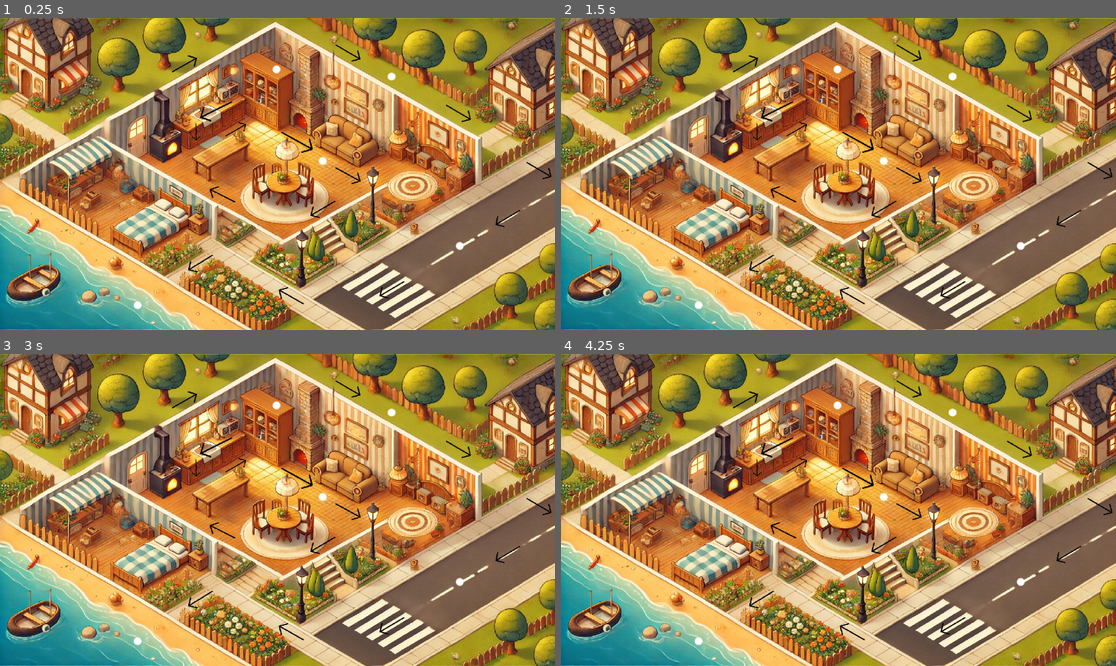
Above: before the commit, frames 1-4 (two rows, left to right).
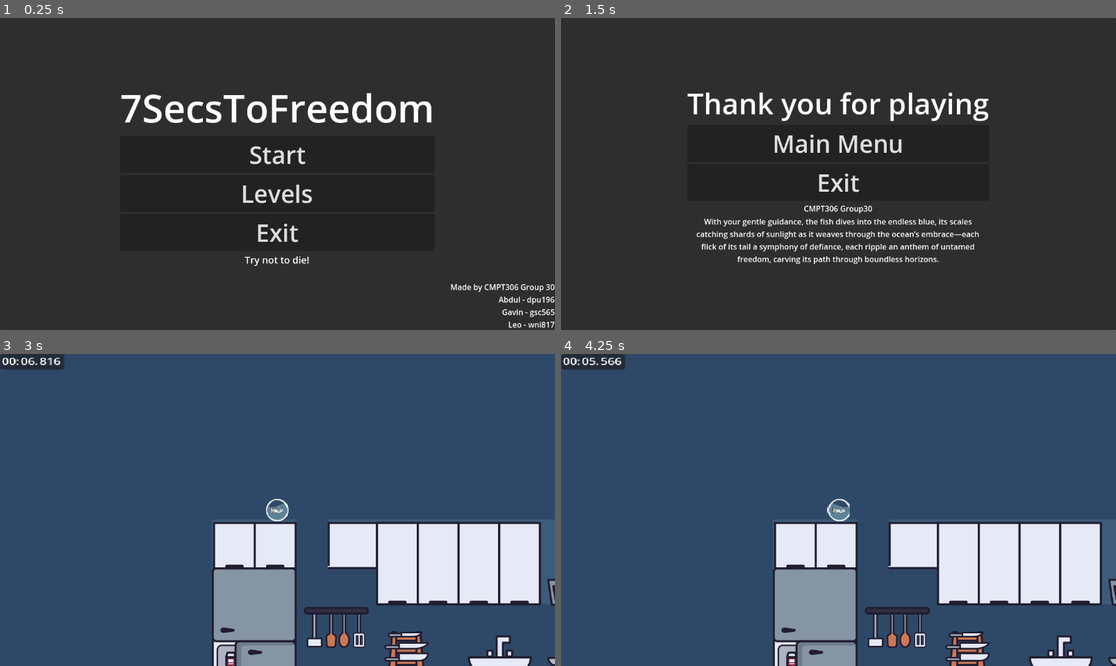
Above: after the commit, the same moments.

Repository: remker1/7SecsToFreedom
Game: Godot game, scene res://Scenes/main.tscn
The game is run twice, just before and just after one commit, with the same random seed, the same clock (stepped at 60 frames per second) and the same inputs.
Inputs (mouse positions are in pixels of both pictures, inside the frame that each line leads up to):
- Up to frame 1 (0.25 s): no input
- Up to frame 2 (1.5 s): click "Levels" at 0.5 s; click (699, 305) at 1.27 s
- Up to frame 3 (3 s): click (277, 478) at 2 s, where only the run after the commit has a clickable "Main Menu"; click "Start" at 2.75 s
- Up to frame 4 (4.25 s): click (838, 491) at 3.5 s, where only the run before the commit has a clickable "Start"

The runs differ from the first frame. In frame 1, 98% of the frame differs, in the area x 0-100%, y 0-100%; in frame 2, 98%; in frame 3, 100%; in frame 4, 100%.

Commit message:
UI system updated, now All MainMenu, PulseMenu, GameOver Menu, Level Selection are done and connected. Buttons in MapMenu are connected to different levels(currently using level 0 as template). Game is functioning fine. Next Step, addin total death count, best time for each level to the Map Menu. Then Level 1 will begin progress.

Diff:
--- a/level-1/Scenes/main.tscn
+++ b/level-1/Scenes/main.tscn
@@ -1,7 +1,11 @@
-[gd_scene load_steps=3 format=3 uid="uid://b88y6pjab26jk"]
+[gd_scene load_steps=7 format=3 uid="uid://b88y6pjab26jk"]
 
 [ext_resource type="Script" path="res://Scripts/ui_manager.gd" id="1_a2t6h"]
 [ext_resource type="Texture2D" uid="uid://bn1qu02fuk23h" path="res://Assets/HomePage.png" id="2_n2mrr"]
+[ext_resource type="Texture2D" uid="uid://wnt4c1u15ory" path="res://Assets/Buttons/ButtonNormal.png" id="3_43uqx"]
+[ext_resource type="Texture2D" uid="uid://rqbblsxu2gad" path="res://Assets/Buttons/ButtonClicked.png" id="4_0jlap"]
+[ext_resource type="Texture2D" uid="uid://c6wbjdi6fdfxf" path="res://Assets/Buttons/ButtonHovered.png" id="5_rfg6f"]
+[ext_resource type="Texture2D" uid="uid://c5rf6ua7uouf2" path="res://Assets/Buttons/menu (1).png" id="6_hj8lj"]
 
 [node name="Main" type="Node2D"]
 
@@ -118,6 +122,12 @@
 theme_override_font_sizes/font_size = 50
 text = "Continue Game"
 
+[node name="Map" type="Button" parent="UICanvas/PulseMenu/Panel/CenterContainer/VBoxContainer"]
+layout_mode = 2
+theme_override_font_sizes/font_size = 50
+text = "Level Selection
+"
+
 [node name="MainPage" type="Button" parent="UICanvas/PulseMenu/Panel/CenterContainer/VBoxContainer"]
 layout_mode = 2
 theme_override_font_sizes/font_size = 50
@@ -192,7 +202,7 @@
 grow_horizontal = 2
 grow_vertical = 2
 
-[node name="TextureRect" type="TextureRect" parent="UICanvas/MapMenu"]
+[node name="BackgroundMap" type="TextureRect" parent="UICanvas/MapMenu"]
 layout_mode = 1
 anchors_preset = 15
 anchor_right = 1.0
@@ -202,20 +212,94 @@
 texture = ExtResource("2_n2mrr")
 expand_mode = 1
 
+[node name="Final Scene Button" type="TextureButton" parent="UICanvas/MapMenu"]
+offset_left = 277.0
+offset_top = 588.0
+offset_right = 347.0
+offset_bottom = 657.0
+scale = Vector2(0.25, 0.25)
+texture_normal = ExtResource("3_43uqx")
+texture_pressed = ExtResource("4_0jlap")
+texture_hover = ExtResource("5_rfg6f")
+stretch_mode = 0
+
+[node name="Level 3 Button" type="TextureButton" parent="UICanvas/MapMenu"]
+offset_left = 946.0
+offset_top = 465.0
+offset_right = 1016.0
+offset_bottom = 534.0
+scale = Vector2(0.25, 0.25)
+texture_normal = ExtResource("3_43uqx")
+texture_pressed = ExtResource("4_0jlap")
+texture_hover = ExtResource("5_rfg6f")
+stretch_mode = 0
+
+[node name="Level 2 Button" type="TextureButton" parent="UICanvas/MapMenu"]
+offset_left = 804.0
+offset_top = 113.0
+offset_right = 874.0
+offset_bottom = 182.0
+scale = Vector2(0.25, 0.25)
+texture_normal = ExtResource("3_43uqx")
+texture_pressed = ExtResource("4_0jlap")
+texture_hover = ExtResource("5_rfg6f")
+stretch_mode = 0
+
+[node name="Level 1 Button" type="TextureButton" parent="UICanvas/MapMenu"]
+offset_left = 661.0
+offset_top = 289.0
+offset_right = 731.0
+offset_bottom = 358.0
+scale = Vector2(0.25, 0.25)
+texture_normal = ExtResource("3_43uqx")
+texture_pressed = ExtResource("4_0jlap")
+texture_hover = ExtResource("5_rfg6f")
+stretch_mode = 0
+
 [node name="Level 0 Button" type="TextureButton" parent="UICanvas/MapMenu"]
 layout_mode = 0
-offset_left = 554.0
-offset_top = 88.0
-offset_right = 594.0
-offset_bottom = 128.0
+offset_left = 565.0
+offset_top = 98.0
+offset_right = 635.0
+offset_bottom = 167.0
+scale = Vector2(0.25, 0.25)
+texture_normal = ExtResource("3_43uqx")
+texture_pressed = ExtResource("4_0jlap")
+texture_hover = ExtResource("5_rfg6f")
+stretch_mode = 0
+
+[node name="MapMenuButton" type="MenuButton" parent="UICanvas/MapMenu"]
+layout_mode = 1
+anchors_preset = 1
+anchor_left = 1.0
+anchor_right = 1.0
+offset_left = -64.0
+offset_right = 62.0
+offset_bottom = 120.0
+grow_horizontal = 0
+scale = Vector2(0.5, 0.5)
+icon = ExtResource("6_hj8lj")
+text_overrun_behavior = 1
+clip_text = true
+expand_icon = true
+switch_on_hover = true
+item_count = 2
+popup/item_0/text = "Main Menu"
+popup/item_1/text = "Exit"
+popup/item_1/id = 1
 
 [connection signal="pressed" from="UICanvas/MainMenu/Panel/CenterContainer/VBoxContainer/Start" to="UICanvas" method="_on_start_pressed"]
 [connection signal="pressed" from="UICanvas/MainMenu/Panel/CenterContainer/VBoxContainer/Levels" to="UICanvas" method="_on_levels_pressed"]
 [connection signal="pressed" from="UICanvas/MainMenu/Panel/CenterContainer/VBoxContainer/Exit" to="UICanvas" method="_on_exit_pressed"]
 [connection signal="pressed" from="UICanvas/PulseMenu/Panel/CenterContainer/VBoxContainer/Continue" to="UICanvas" method="_on_continue_pressed"]
+[connection signal="pressed" from="UICanvas/PulseMenu/Panel/CenterContainer/VBoxContainer/Map" to="UICanvas" method="_on_map_pressed"]
 [connection signal="pressed" from="UICanvas/PulseMenu/Panel/CenterContainer/VBoxContainer/MainPage" to="UICanvas" method="_on_main_page_pressed"]
 [connection signal="pressed" from="UICanvas/PulseMenu/Panel/CenterContainer/VBoxContainer/PulseExit" to="UICanvas" method="_on_pulse_exit_pressed"]
 [connection signal="pressed" from="UICanvas/GameOverMenu/Panel/CenterContainer/VBoxContainer/OverBackMain" to="UICanvas" method="_on_over_back_main_pressed"]
-[connection signal="pressed" from="UICanvas/GameOverMenu/Panel/CenterContainer/VBoxContainer/OverBackMain" to="UICanvas" method="_on_start_pressed"]
-[connection signal="pressed" from="UICanvas/GameOverMenu/Panel/CenterContainer/VBoxContainer/OverExit" to="UICanvas" method="_on_exit_pressed"]
 [connection signal="pressed" from="UICanvas/GameOverMenu/Panel/CenterContainer/VBoxContainer/OverExit" to="UICanvas" method="_on_over_exit_pressed"]
+[connection signal="pressed" from="UICanvas/MapMenu/Final Scene Button" to="UICanvas" method="_on_final_scene_button_pressed"]
+[connection signal="pressed" from="UICanvas/MapMenu/Level 3 Button" to="UICanvas" method="_on_level_3_button_pressed"]
+[connection signal="pressed" from="UICanvas/MapMenu/Level 2 Button" to="UICanvas" method="_on_level_2_button_pressed"]
+[connection signal="pressed" from="UICanvas/MapMenu/Level 1 Button" to="UICanvas" method="_on_level_1_button_pressed"]
+[connection signal="pressed" from="UICanvas/MapMenu/Level 0 Button" to="UICanvas" method="_on_level_0_button_pressed"]
+[connection signal="toggled" from="UICanvas/MapMenu/MapMenuButton" to="UICanvas" method="_on_map_menu_button_toggled"]
--- a/level-1/Scripts/ui_manager.gd
+++ b/level-1/Scripts/ui_manager.gd
@@ -1,63 +1,69 @@
 extends CanvasLayer
 
-const GAME_SCENE = preload("res://Scenes/level_0_game_scene.tscn")
+const LEVEL_0 = preload("res://Scenes/level_0_game_scene.tscn")
+const LEVEL_1 = preload("res://Scenes/level_0_game_scene.tscn")
+const LEVEL_2 = preload("res://Scenes/level_0_game_scene.tscn")
+const LEVEL_3 = preload("res://Scenes/level_0_game_scene.tscn")
+
 var game_scene : Node2D
 @onready var main_menu: Control = $MainMenu
 @onready var pulse_menu: Control = $PulseMenu
 @onready var game_over_menu: Control = $GameOverMenu
+@onready var map_menu: Control = $MapMenu
+@onready var map_menu_button: MenuButton = $MapMenu/MapMenuButton
 
-var starttime
 
 func _ready() -> void:
 	main_menu.show()
 	game_over_menu.hide()
 	pulse_menu.hide()
+	map_menu.hide()
 	get_tree().paused = true
 
+	map_menu_button.get_popup().connect("id_pressed", _on_map_menu_item_pressed)
 
 func _on_start_pressed() -> void:
-	game_scene = GAME_SCENE.instantiate()
+	game_scene = LEVEL_0.instantiate()
 	get_parent().add_child(game_scene)
-	#game_scene.game_over.connect(_on_game_scene_game_over)
 	main_menu.hide()
 	get_tree().paused = false
 
 func _on_levels_pressed() -> void:
-	pass # Levels Screen
-
+	map_menu.show()
 
 func _on_exit_pressed() -> void:
 	get_tree().quit()
 
-
-
 func _on_continue_pressed() -> void:
 	pulse_menu.hide()
-
 
 func _on_main_page_pressed() -> void:
 	main_menu.show()
 	pulse_menu.hide()
+	map_menu.hide()
 	game_scene.queue_free()
-
 
 func _on_pulse_exit_pressed() -> void:
 	get_tree().quit()
 
+func _on_map_pressed() -> void:
+	map_menu.show()
+	main_menu.hide()
+	pulse_menu.hide()
+	game_scene.queue_free()
+
 func _process(delta: float) -> void:
 	if Input.is_action_just_pressed("Quit") && !main_menu.visible :
 		pulse_menu.visible = !pulse_menu.visible
-	if main_menu.visible || pulse_menu.visible || game_over_menu.visible:
+	if main_menu.visible || pulse_menu.visible || game_over_menu.visible || map_menu.visible:
 		get_tree().paused = true
 	else:
 		get_tree().paused = false
 
-
 func _on_over_back_main_pressed() -> void:
 	game_over_menu.hide()
+	map_menu.hide()
 	main_menu.show()
-	game_scene.queue_free()
-
 
 func _on_over_exit_pressed() -> void:
 	get_tree().quit()
@@ -65,3 +71,43 @@
 func _on_game_scene_game_over() -> void:
 	game_over_menu.show()
 	game_scene.queue_free()
+
+func _on_final_scene_button_pressed() -> void:
+	map_menu.hide()
+	main_menu.hide()
+	game_over_menu.show()
+
+func _on_level_0_button_pressed() -> void:
+	print("level 0")
+	game_scene = LEVEL_0.instantiate()
+	get_parent().add_child(game_scene)
+	map_menu.hide()
+	main_menu.hide()
+
+func _on_level_1_button_pressed() -> void:
+	print("level 1")
+	game_scene = LEVEL_1.instantiate()
+	get_parent().add_child(game_scene)
+	map_menu.hide()
+	main_menu.hide()
+
+func _on_level_2_button_pressed() -> void:
+	print("level 2")
+	game_scene = LEVEL_2.instantiate()
+	get_parent().add_child(game_scene)
+	map_menu.hide()
+	main_menu.hide()
+
+func _on_level_3_button_pressed() -> void:
+	print("level 3")
+	game_scene = LEVEL_3.instantiate()
+	get_parent().add_child(game_scene)
+	map_menu.hide()
+	main_menu.hide()
+
+func _on_map_menu_item_pressed(id: int) -> void:
+	match id:
+		0:
+			_on_over_back_main_pressed()
+		1:
+			_on_exit_pressed()
Not shown, added: level-1/Assets/Buttons/ButtonClicked.png.import
Not shown, added: level-1/Assets/Buttons/ButtonHovered.png.import
Not shown, added: level-1/Assets/Buttons/ButtonNormal.png.import
Binary file added: level-1/Assets/Buttons/menu (1).png
Not shown, added: level-1/Assets/Buttons/menu (1).png.import
Binary file added: level-1/Assets/Buttons/menu.png
Not shown, added: level-1/Assets/Buttons/menu.png.import
